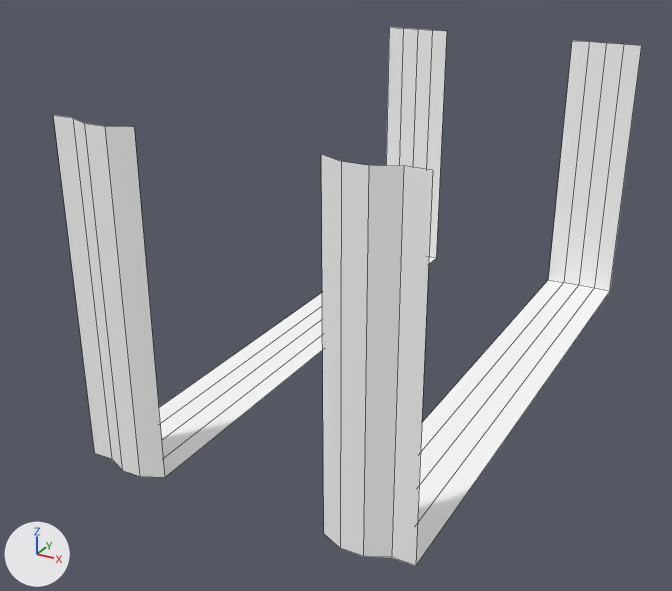
Renders of the FBX model cubeman-source-code/Assets/Models/Scenario/Level Prologue Cubecity/Buildings/Holes/model-destruction-scenario-static-level0-road-hole-2.fbx from each side of a commit.
Rendered twice from a camera (50 mm lens) standing at (27.8, -46.4, 8.5) and looking at (0.4, 3.3, -16.4). The axes (+X, +Y, +Z) are drawn at lower left. The lights are the same throughout. Mesh edges are drawn as thin lines.

Objects in the first picture: 'hole'.
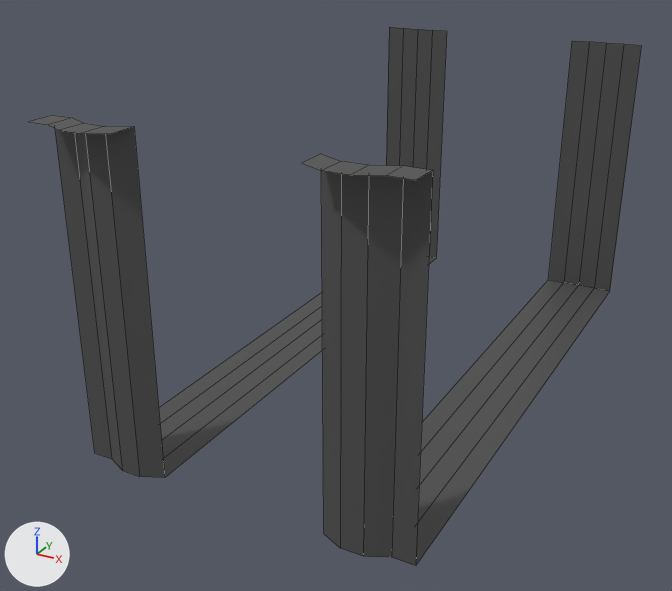
Location of each change, [x1, y1, x2, y2] in pixels of the pictures (672 x 591 px):
'hole', reshaped
    before: [53, 27, 641, 566]
    after: [29, 27, 641, 566]
part 1 of me_scene_006, added
    after: [29, 115, 432, 180]
part 2 of me_scene_006, recoloured (white to black)
    both: [55, 27, 641, 566]

The change, as a list of edits to the scene's bpy script:
```text
Add img_texture_scenario_static_level0_hole_2_tga:
    img_texture_scenario_static_level0_hole_2_tga = load_image('texture-scenario-static-level0-hole-2.tga', 'Textures/texture-scenario-static-level0-hole-2.tga', 512, 512, 'sRGB')
Add mat_material_concrete:
    mat_material_concrete = principled_material('material_concrete')
    mat_material_concrete.texture = img_texture_scenario_static_level0_hole_2_tga  # with its transparency
Change me_scene_006:
    used by ob_hole; location = (0.0, 0.0, 0.0)
    verts and faces of me_scene_006; kept vertices keep their numbers, new ones are numbered from 40
    before: 2 (13.3, -11.9, -2.2) at pixel (432, 170), 7 (-7.8, -11.9, -2.2) at pixel (53, 115), 12 (-2.5, -11.9, -2.2) at pixel (134, 126), 15 (8.0, -11.9, -2.2) at pixel (321, 153), 16 (12.0, -11.9, -2.2) at pixel (403, 165)
    before: 17 (10.6, -12.5, -2.2) at pixel (368, 165), 18 (9.3, -12.5, -2.2) at pixel (341, 161), 28 (-6.4, -11.9, -2.2) at pixel (72, 117), 29 (-5.1, -12.5, -2.2) at pixel (84, 123), 30 (-3.8, -12.5, -2.2) at pixel (104, 126)
    remove me_scene_006.from_pydata(...)  # 40 vertices, 24 faces; spans x -7.8..13.3, y -12.5..27.5, z -22.6..-2.2
    add me_scene_006.from_pydata(...)  # 50 vertices, 32 faces; spans x -7.8..13.3, y -14.2..27.5, z -22.6..-2.2
    me_scene_006 part 1
    add for new, old in zip([*range(40, 47)], [7, 12, 17, 18, 28, 29, 30]): verts[new] = verts[old] + (0.0, -1.7, 0.0)
    add for new, old in zip([47, 48, 49], [2, 15, 16]): verts[new] = verts[old] + (0.0, -1.6, 0.0)
    add faces += [(15, 48, 43, 18), (16, 17, 42, 49), (17, 18, 43, 42), (2, 16, 49, 47), (7, 40, 44, 28), (12, 30, 46, 41)]
    add faces += [(28, 44, 45, 29), (29, 45, 46, 30)]
    me_scene_006 part 2: 24 faces spanning x -7.8..13.3, y -12.5..27.5, z -22.6..-2.2 switch from mat_material_scenario_static_road_leve0_complete_0 (white #ffffff) to mat_material_concrete (picture img_texture_scenario_static_level0_hole_2_tga)
```
